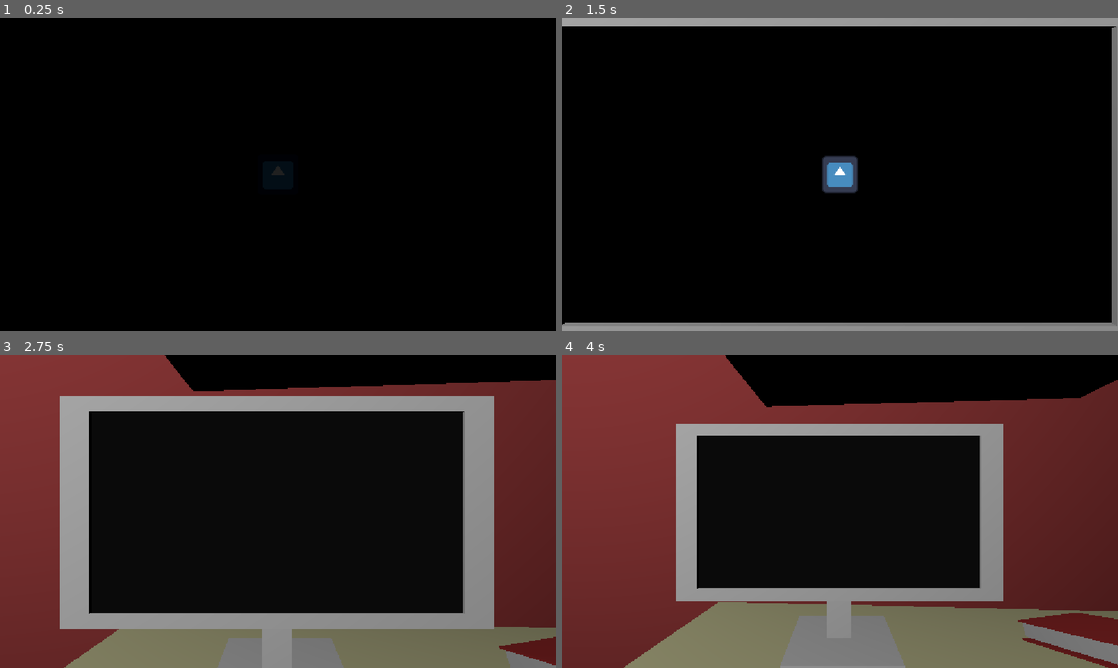
Above: before the commit, frames 1-4 (two rows, left to right).
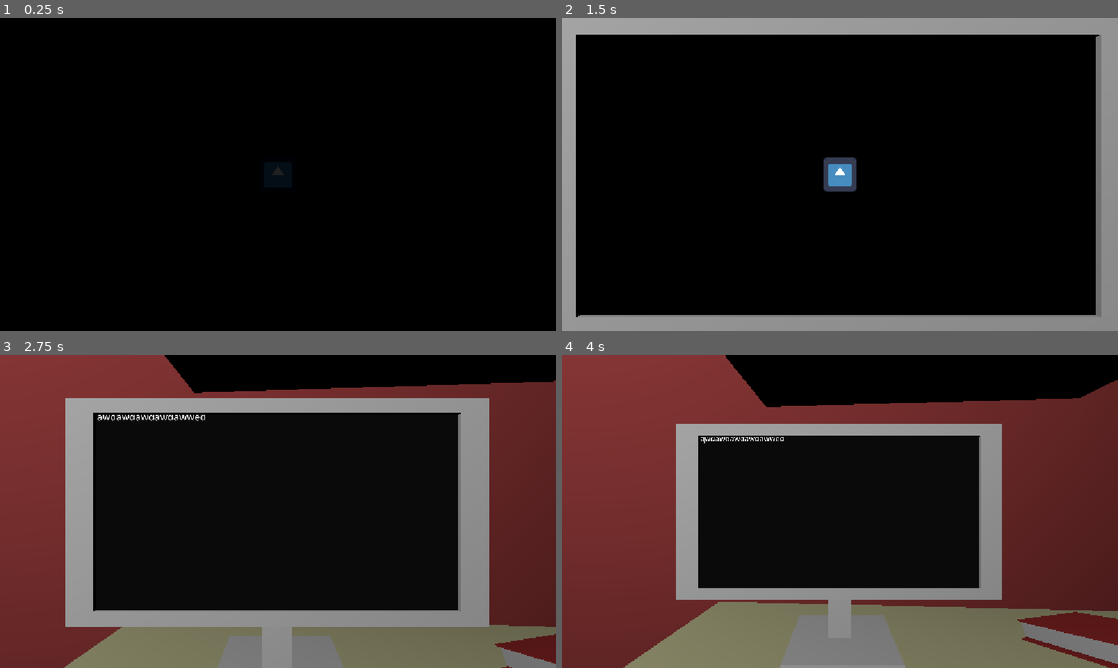
Above: after the commit, the same moments.

Repository: GitGinocchio/portfolio
Game: Godot game, scene res://Main.tscn
Two runs of this game, one before a commit and one after it. Both use one fixed random seed, a clock stepped at 60 frames per second and the inputs below. The engine's default icon, where the game draws it, is replaced by a stand-in: a white triangle on a blue panel in a dark square.
Inputs (mouse positions are in pixels of both pictures, inside the frame that each line leads up to):
- Up to frame 1 (0.25 s): no input
- Up to frame 2 (1.5 s): move the mouse to (867, 174) at 0.52 s; hold W (move_forward) from 0.53 s (still down); tap Space (jump) at 0.77 s; move the mouse to (812, 174) at 1.27 s
- Up to frame 3 (2.75 s): keep holding W (move_forward); tap Space (jump) at 1.52 s; move the mouse to (289, 505) at 2.02 s
- Up to frame 4 (4 s): keep holding W (move_forward); move the mouse to (834, 517) at 2.77 s; tap Space (jump) at 3.02, 3.77 s; move the mouse to (878, 514) at 3.52 s

The runs differ from the first frame. In frame 2, 11% of the frame differs, in the area x 0-100%, y 2-99%; in frame 3, 5.3%; in frame 4, 0.9%.

Commit message:
feat: idk some improvement i think

Diff:
--- /dev/null
+++ b/scenes/blink_cursor.tscn
@@ -0,0 +1,12 @@
+[gd_scene format=3 uid="uid://dh11c2endaqe8"]
+
+[ext_resource type="Script" uid="uid://bbf5hjpdlr35w" path="res://scripts/blink_cursor.gd" id="1_xssjq"]
+
+[node name="BlinkCursor" type="ColorRect" unique_id=395323975]
+anchors_preset = 15
+anchor_right = 1.0
+anchor_bottom = 1.0
+grow_horizontal = 2
+grow_vertical = 2
+color = Color(0, 1, 0, 1)
+script = ExtResource("1_xssjq")
--- a/scenes/terminal.tscn
+++ b/scenes/terminal.tscn
@@ -2,6 +2,7 @@
 
 [ext_resource type="Script" uid="uid://b1arhcjuonomp" path="res://scripts/terminal.gd" id="1_m430i"]
 [ext_resource type="Texture2D" uid="uid://ldld4u0yqpat" path="res://icon.svg" id="2_sy66w"]
+[ext_resource type="Script" uid="uid://b03yn7jb7qdw" path="res://scripts/camera_rig.gd" id="2_vs6ym"]
 
 [sub_resource type="ViewportTexture" id="ViewportTexture_h4bas"]
 viewport_path = NodePath("SubViewport")
@@ -23,7 +24,7 @@
 tracks/1/type = "value"
 tracks/1/imported = false
 tracks/1/enabled = true
-tracks/1/path = NodePath("%OSLogo:modulate:a")
+tracks/1/path = NodePath("../SubViewport/Control/OSLogo:modulate:a")
 tracks/1/interp = 1
 tracks/1/loop_wrap = true
 tracks/1/keys = {
@@ -35,7 +36,7 @@
 tracks/2/type = "value"
 tracks/2/imported = false
 tracks/2/enabled = true
-tracks/2/path = NodePath("%Terminal:modulate:a")
+tracks/2/path = NodePath("../SubViewport/Control/Terminal:modulate:a")
 tracks/2/interp = 1
 tracks/2/loop_wrap = true
 tracks/2/keys = {
@@ -58,12 +59,12 @@
 "times": PackedFloat32Array(0.5, 5),
 "transitions": PackedFloat32Array(1, 1),
 "update": 0,
-"values": [6.0, 15.0]
+"values": [6.5, 15.0]
 }
 tracks/1/type = "value"
 tracks/1/imported = false
 tracks/1/enabled = true
-tracks/1/path = NodePath("%OSLogo:modulate:a")
+tracks/1/path = NodePath("../SubViewport/Control/OSLogo:modulate:a")
 tracks/1/interp = 1
 tracks/1/loop_wrap = true
 tracks/1/keys = {
@@ -75,7 +76,7 @@
 tracks/2/type = "value"
 tracks/2/imported = false
 tracks/2/enabled = true
-tracks/2/path = NodePath("%Terminal:modulate:a")
+tracks/2/path = NodePath("../SubViewport/Control/Terminal:modulate:a")
 tracks/2/interp = 1
 tracks/2/loop_wrap = true
 tracks/2/keys = {
@@ -83,6 +84,20 @@
 "transitions": PackedFloat32Array(1, 1),
 "update": 1,
 "values": [0.0, 1.0]
+}
+tracks/3/type = "method"
+tracks/3/imported = false
+tracks/3/enabled = true
+tracks/3/path = NodePath("../SubViewport/Control/Terminal")
+tracks/3/interp = 1
+tracks/3/loop_wrap = true
+tracks/3/keys = {
+"times": PackedFloat32Array(2.5),
+"transitions": PackedFloat32Array(1),
+"values": [{
+"args": [true],
+"method": &"grab_focus"
+}]
 }
 
 [sub_resource type="AnimationLibrary" id="AnimationLibrary_sy66w"]
@@ -93,11 +108,11 @@
 
 [node name="Terminal" type="Sprite3D" unique_id=1501954215]
 texture = SubResource("ViewportTexture_h4bas")
-script = ExtResource("1_m430i")
 
 [node name="CameraRig" type="Node3D" parent="." unique_id=2034750856]
 unique_name_in_owner = true
 transform = Transform3D(1, 0, 0, 0, 1, 0, 0, 0, 1, 0, 0, 6)
+script = ExtResource("2_vs6ym")
 
 [node name="AnimationPlayer" type="AnimationPlayer" parent="CameraRig" unique_id=2122638556]
 unique_name_in_owner = true
@@ -155,4 +170,13 @@
 grow_horizontal = 2
 grow_vertical = 2
 theme_override_font_sizes/font_size = 50
+text = "awdawdawdawdawwed"
 wrap_mode = 1
+caret_type = 1
+caret_blink = true
+caret_draw_when_editable_disabled = true
+code_completion_enabled = true
+indent_size = 2
+indent_use_spaces = true
+auto_brace_completion_enabled = true
+script = ExtResource("1_m430i")
--- /dev/null
+++ b/scripts/blink_cursor.gd
@@ -0,0 +1,24 @@
+extends ColorRect
+
+@export var code_edit: CodeEdit
+var timer = 0.0
+var blink_speed = 0.5
+
+func _ready() -> void:
+	var font = code_edit.get_theme_font("font")
+	var line_height = font.get_height(code_edit.get_theme_font_size("font_size"))
+	self.custom_minimum_size = Vector2(2, line_height)
+
+func _process(delta: float) -> void:
+	var caret_pos = code_edit.get_caret_draw_pos()
+	var line_height = code_edit.get_theme_font("font").get_height(code_edit.get_theme_font_size("font_size"))
+
+	# Imposta la posizione:
+	# caret_pos.x = posizione orizzontale corretta
+	# caret_pos.y + line_height - altezza_cursore = allinea al fondo della riga
+	self.position = Vector2(caret_pos.x, caret_pos.y + line_height - self.size.y)
+	timer += delta
+
+	if timer >= blink_speed:
+		self.visible = !self.visible
+		timer = 0.0
--- /dev/null
+++ b/scripts/camera_rig.gd
@@ -0,0 +1,29 @@
+extends Node3D
+
+@onready var animation = %AnimationPlayer
+@onready var camera = %Camera3D
+
+var mouse_sensitivity = 0.002
+var yaw = 0.0
+var pitch = 0.0
+var target_yaw = 0.0
+var target_pitch = 0.0
+
+var max_angle = deg_to_rad(50)
+var lerp_speed = 5.0
+
+func _input(event):
+	if event is InputEventMouseMotion:
+		target_yaw += event.relative.x * mouse_sensitivity
+		target_pitch += event.relative.y * mouse_sensitivity
+
+		target_yaw = clamp(target_yaw, -max_angle, max_angle)
+		target_pitch = clamp(target_pitch, -max_angle, max_angle)
+
+func _process(delta):
+	yaw = lerp(yaw, target_yaw, lerp_speed * delta)
+	pitch = lerp(pitch, target_pitch, lerp_speed * delta)
+
+	if !animation.is_playing():
+		camera.position.y = pitch
+		camera.position.x = yaw
--- a/scripts/terminal.gd
+++ b/scripts/terminal.gd
@@ -1,12 +1,5 @@
-extends Node
-
-@onready var animation = %AnimationPlayer
-
-# Called when the node enters the scene tree for the first time.
-func _ready() -> void:
-	pass # Replace with function body.
+extends CodeEdit
 
 
-# Called every frame. 'delta' is the elapsed time since the previous frame.
-func _process(delta: float) -> void:
-	pass
+func _input(event: InputEvent) -> void:
+	print(event)
Not shown, added: scripts/blink_cursor.gd.uid
Not shown, added: scripts/camera_rig.gd.uid
